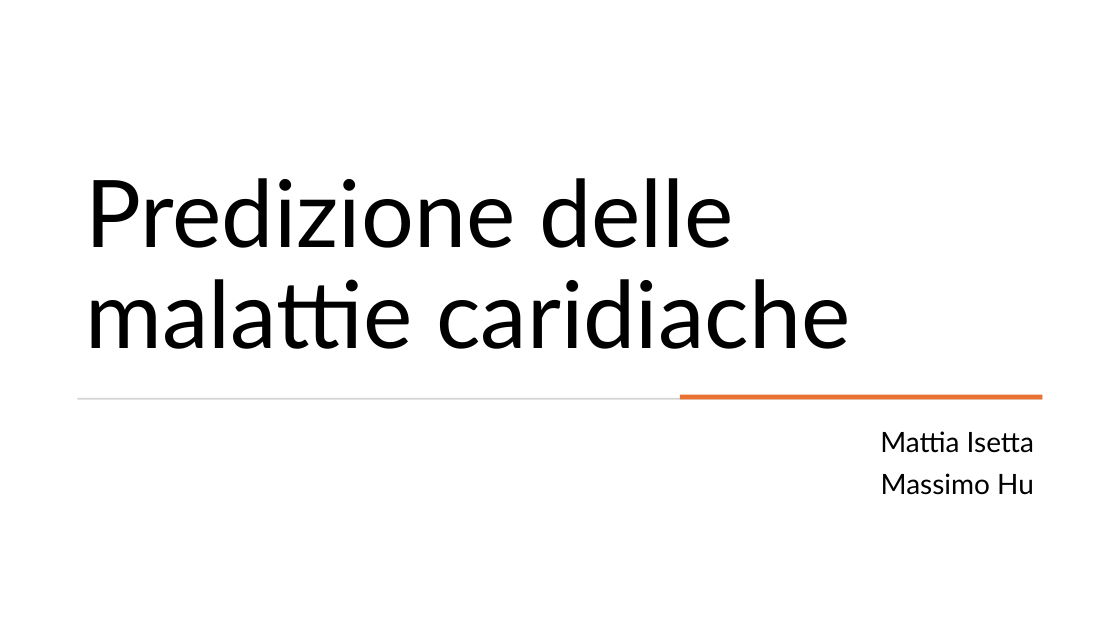
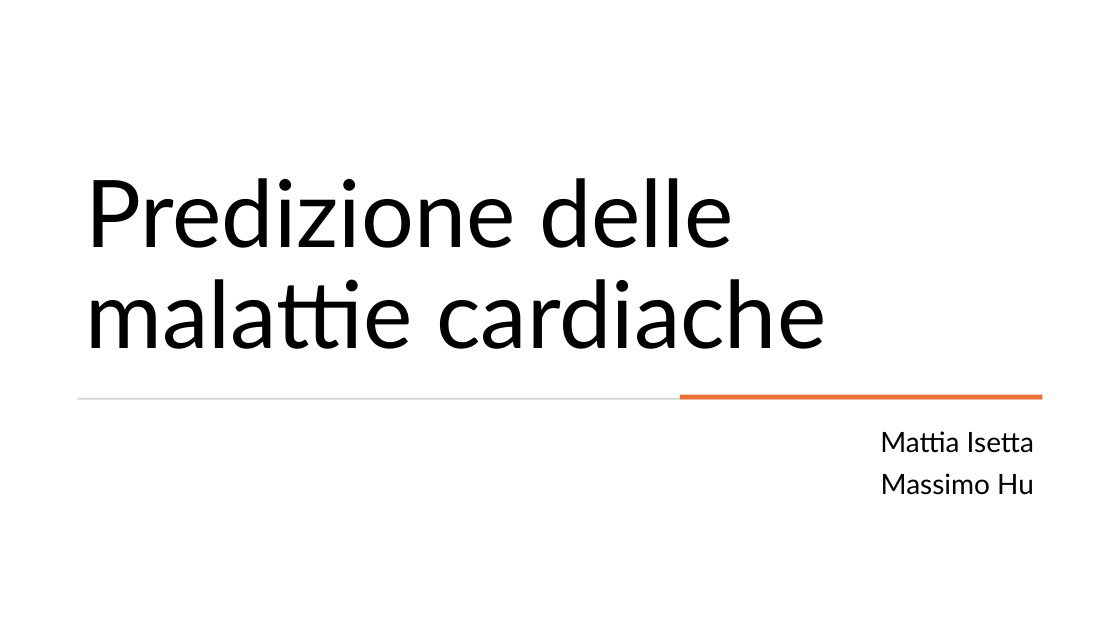
Before and after one commit to mattiaise/scientific-visualization, a slide deck: slide 1 of presentazione/presentazione.pptx. Drawn at 1120x630 pixels with LibreOffice and Linux fonts; fonts in the diff are those of the drawing. Boxes give left, top, right and bottom in pixels: in the first picture for what was removed or moved away, otherwise in the second. Text is boxed around its words. In the diff, an @@ line names an element or a change of style, - is before the commit and + after.

```diff
--- a/presentazione/presentazione.pptx
+++ b/presentazione/presentazione.pptx
@@ title at <box>85,178,826,349</box>: text changed @@
-Predizione delle malattie caridiache
+Predizione delle malattie cardiache
```
Also in this commit, not shown: 2 other slides changed, 1 other file.
